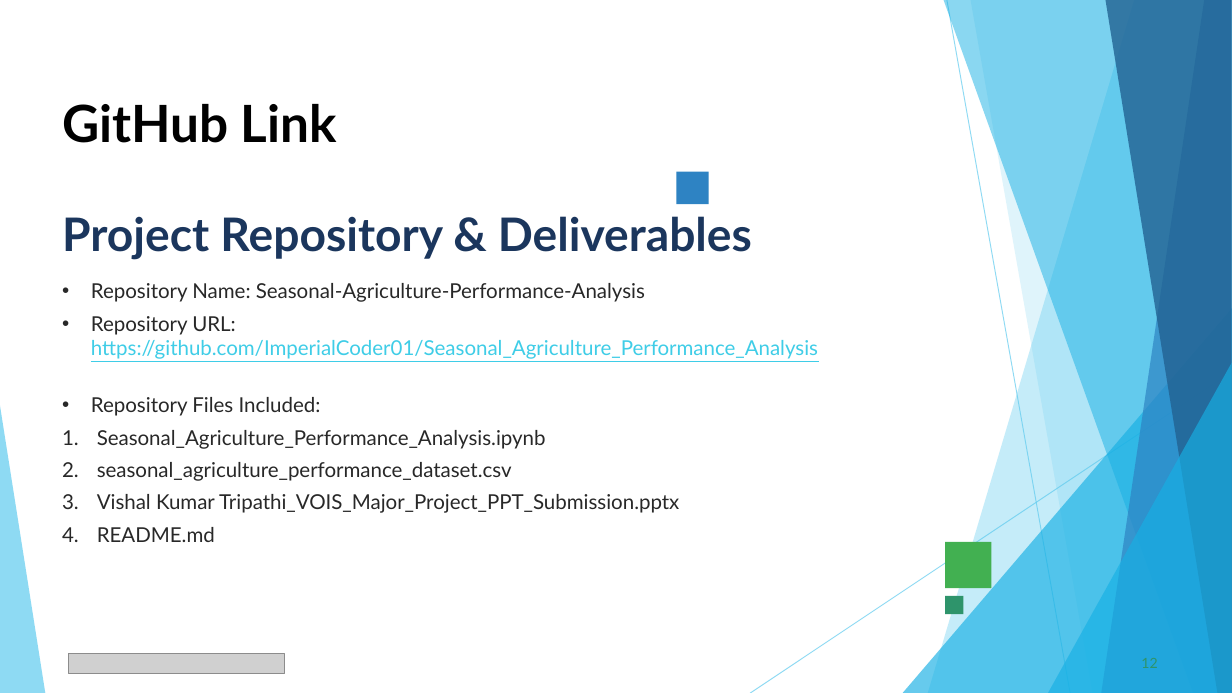
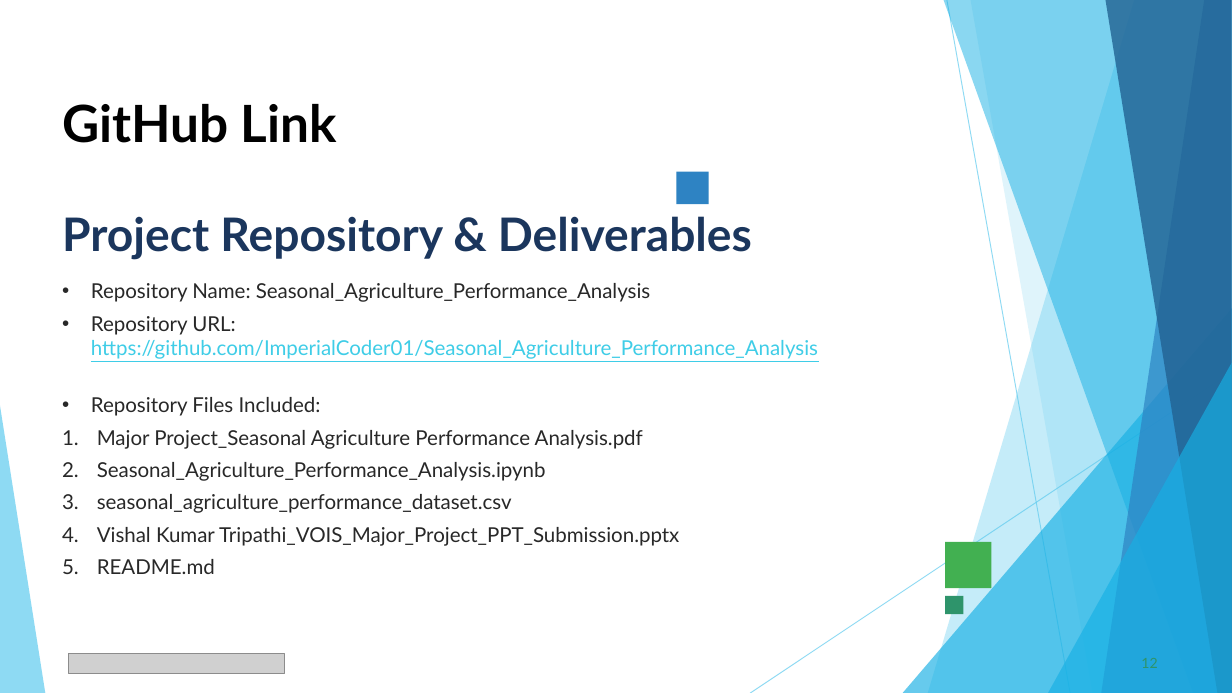
Before and after one commit to ImperialCoder01/Seasonal_Agriculture_Performance_Analysis, a slide deck: slide 12 of Vishal Kumar Tripathi_VOIS_Major_Project_PPT_Submission.pptx. Drawn at 1232x693 pixels with LibreOffice and Linux fonts; fonts in the diff are those of the drawing; grey boxes stand for pictures. Boxes give left, top, right and bottom in pixels: in the first picture for what was removed or moved away, otherwise in the second. Text is boxed around its words. In the diff, an @@ line names an element or a change of style, - is before the commit and + after.

```diff
--- a/Vishal Kumar Tripathi_VOIS_Major_Project_PPT_Submission.pptx
+++ b/Vishal Kumar Tripathi_VOIS_Major_Project_PPT_Submission.pptx
@@ text at [91, 283, 650, 302]: text changed @@
-• Repository Name: Seasonal-Agriculture-Performance-Analysis
+• Repository Name: Seasonal_Agriculture_Performance_Analysis
@@ text at [97, 430, 643, 449]: paragraph added @@
+1. Major Project_Seasonal Agriculture Performance Analysis.pdf
```
Also in this commit, not shown: 3 other slides changed.
